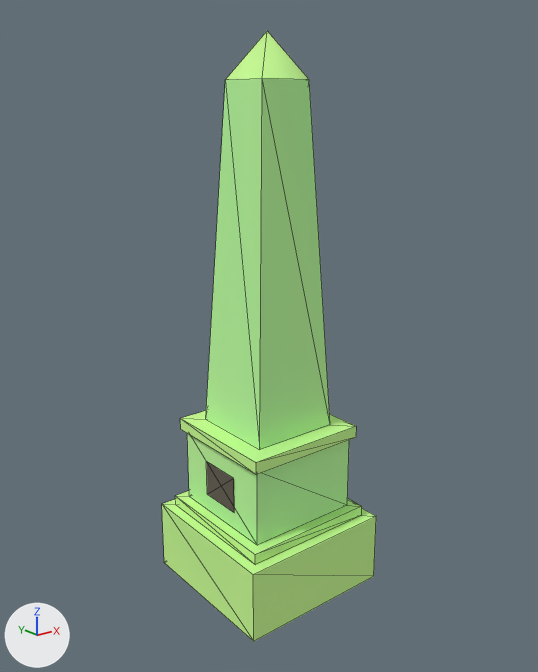
An edit to the glTF model Data/RideUK/Sites/cook.glb, drawn before and after from the same camera.
Camera for both pictures: a camera (50 mm lens) standing at (-14.0, -17.59, 13.57) and looking at (0.01, -0.08, 6.57). Every picture has the same lights, and +X, +Y and +Z are marked at lower left. The older version comes first. Mesh edges are drawn as thin lines. Vertices at exactly the same position are counted once.

The scene before the commit, as lines of its bpy script (objects in view):
```python
me_obelisk_far = bpy.data.meshes.new('obelisk#far')
me_obelisk_far.from_pydata(...)  # 41 vertices, 52 faces; spans x -2.6..2.6, y -2.6..2.6, z -2.0..15.5
me_obelisk_far.materials.append(mat_masonry)
me_tablet = bpy.data.meshes.new('tablet')
me_tablet.from_pydata(...)  # 4 vertices, 2 faces; spans x -1.92, y -0.75..0.75, z 1.3..2.5
me_tablet.materials.append(mat_paint)
ob_obelisk_far = bpy.data.objects.new('obelisk#far', me_obelisk_far)
ob_obelisk_far.location = (0.0, 0.0, 0.0)
ob_tablet = bpy.data.objects.new('tablet', me_tablet)
ob_tablet.location = (0.0, 0.0, 0.0)
```
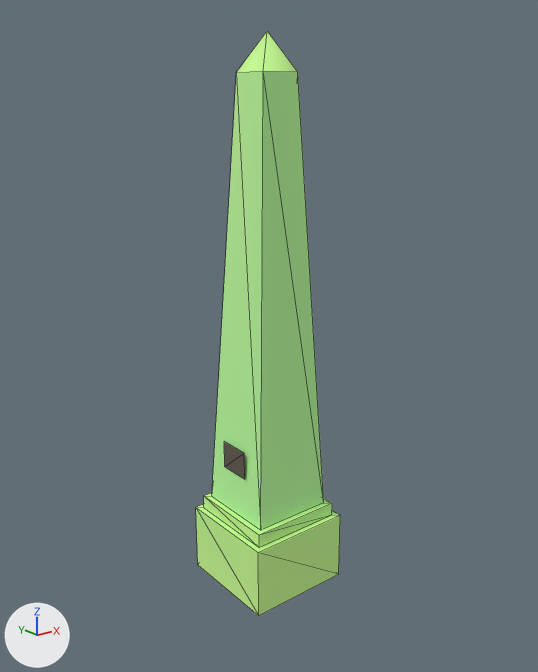
Patch to the scene script:
```diff
--- a/Data/RideUK/Sites/cook.glb.py
+++ b/Data/RideUK/Sites/cook.glb.py
@@ me_obelisk_far @@
 # used by ob_obelisk_far; location = (0.0, 0.0, 0.0)
-me_obelisk_far.from_pydata(...)  # 41 vertices, 52 faces; spans x -2.6..2.6, y -2.6..2.6, z -2.0..15.5
+me_obelisk_far.from_pydata(...)  # 25 vertices, 32 faces; spans x -1.8..1.8, y -1.8..1.8, z -2.0..15.5
+# me_obelisk_far part 1: the loose piece of 8 vertices spanning x -2.6..2.6, y -2.6..2.6, z -2.0..0.3 is scaled about its middle by (0.673, 0.673, 0.979)
+# me_obelisk_far part 2: the loose piece of 8 vertices spanning x -2.2..2.2, y -2.2..2.2, z 0.3..0.7 is scaled about its middle by (0.689, 0.689, 1.29)
+# me_obelisk_far part 3: the loose piece of 8 vertices spanning x -2.0..2.0, y -2.0..2.0, z 3.2..3.6 is deleted
+# me_obelisk_far part 4
+# 16 vertices are removed from x -1.9..1.9, y -1.9..1.9, z 0.7..14.2
+# 22 faces are deleted
+# 8 vertices are added at x -1.4..1.4, y -1.4..1.4, z 0.8..14.4
+# 12 new faces join them
 me_obelisk_far.materials.append(mat_masonry)
@@ me_tablet @@
 # used by ob_tablet; location = (0.0, 0.0, 0.0)
-me_tablet.from_pydata(...)  # 4 vertices, 2 faces; spans x -1.92, y -0.75..0.75, z 1.3..2.5
-me_tablet.vertices[0].co = (-1.92, 0.75, 1.3)  # pixel (207, 494)
-me_tablet.vertices[1].co = (-1.92, -0.75, 1.3)  # pixel (234, 512)
-me_tablet.vertices[2].co = (-1.92, -0.75, 2.5)  # pixel (233, 478)
-me_tablet.vertices[3].co = (-1.92, 0.75, 2.5)  # pixel (206, 461)
+me_tablet.from_pydata(...)  # 4 vertices, 2 faces; spans x -1.35, y -0.55..0.55, z 2.2..3.1
+# me_tablet part 5
+me_tablet.vertices[0].co = (-1.35, 0.55, 2.2)  # pixel (224, 466)
+me_tablet.vertices[1].co = (-1.35, -0.55, 2.2)  # pixel (244, 479)
+me_tablet.vertices[2].co = (-1.35, -0.55, 3.1)  # pixel (244, 453)
+me_tablet.vertices[3].co = (-1.35, 0.55, 3.1)  # pixel (224, 441)
 me_tablet.materials.append(mat_paint)
```

Where the change shows, as pixel boxes (x1, y1, x2, y2) in the pictures (538 x 672 px; the box of a moved part takes in the faces that stretch with it):
'obelisk#far', reshaped (33% narrower)
    before: (162, 31, 376, 641)
    after: (196, 31, 340, 616)
'tablet', reshaped (24% narrower, 27% shorter)
    before: (206, 461, 234, 512)
    after: (224, 442, 245, 479)
part 1 of me_obelisk_far, moved or reshaped
    before: (162, 499, 376, 641)
    after: (196, 504, 340, 616)
part 2 of me_obelisk_far, moved or reshaped
    before: (175, 491, 362, 565)
    after: (204, 493, 332, 548)
part 3 of me_obelisk_far, deleted (green)
    before: (180, 411, 356, 475)
part 4 of me_obelisk_far, cut back
    before: (187, 31, 349, 546)
    after: (212, 31, 324, 530)
